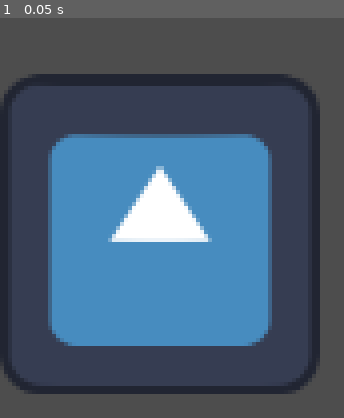
Above: before the commit, frame 1.
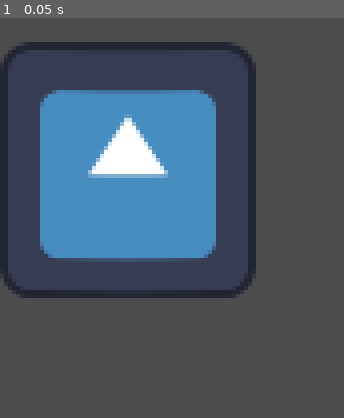
Above: after the commit, the same moment.

Repository: aschombe/jam-mini-launcher
Game: Godot game, scene res://icon_display.tscn
Two runs of this game, one before a commit and one after it. Both use one fixed random seed, a clock stepped at 60 frames per second and the inputs below. This scene is started directly instead of the project's main scene. The engine's default icon, where the game draws it, is replaced by a stand-in: a white triangle on a blue panel in a dark square.
Inputs:
- Up to frame 1 (0.05 s): no input

The runs differ from the first frame. In frame 1, 41% of the frame differs, in the area x 0-94%, y 6-94%.

Commit message:
Accounted for icon scale

Diff:
--- a/icon_display.tscn
+++ b/icon_display.tscn
@@ -8,6 +8,7 @@
 custom_minimum_size = Vector2(130, 500)
 offset_right = 130.0
 offset_bottom = 200.0
+scale = Vector2(0.8, 0.8)
 texture = ExtResource("2_h2t4y")
 expand_mode = 4
 stretch_mode = 1
--- a/menu_scroll.gd
+++ b/menu_scroll.gd
@@ -29,7 +29,7 @@
 		var icon_instance = icon_prefab.instantiate()
 		icon_instance.texture = texArr[i]
 		icon_instance.material = icon_instance.material.duplicate()
-		icon_instance.global_position.x += icon_instance.size.x * i
+		icon_instance.global_position.x += icon_instance.size.x * icon_instance.scale.x * i
 		topRowContainer.add_child(icon_instance);
 		icon_refs.push_back(icon_instance)
 
@@ -57,10 +57,11 @@
 func update_icon_positions(smooth=true):
 	for i in range(0,icon_refs.size()):
 		var icon = icon_refs[i];
+		var posx = icon.size.x * i * icon.scale.x + (cursorPos.x + 1 - icon_refs.size()) * icon.size.x * icon.scale.x + screenCenter;
 		if(smooth):
-			icon.global_position.x = lerpf(icon.global_position.x,icon.size.x * i + (cursorPos.x - icon_refs.size()) * icon.size.x + screenCenter,speed)
+			icon.global_position.x = lerpf(icon.global_position.x,posx,speed);
 		else:
-			icon.global_position.x = icon.size.x * i + (cursorPos.x - icon_refs.size()) * icon.size.x + screenCenter;
+			icon.global_position.x = posx;
 
 		if icon.material != null:
 			icon.material.set_shader_parameter("xpos",-(screenCenter - icon.global_position.x)/120);
--- a/project.godot
+++ b/project.godot
@@ -20,6 +20,7 @@
 
 window/size/viewport_width=1280
 window/size/viewport_height=720
+window/size/mode=3
 window/stretch/mode="canvas_items"
 
 [input]
Not shown, added: men2006.tmp
Not shown, added: men4257.tmp
Not shown, added: menAA61.tmp
